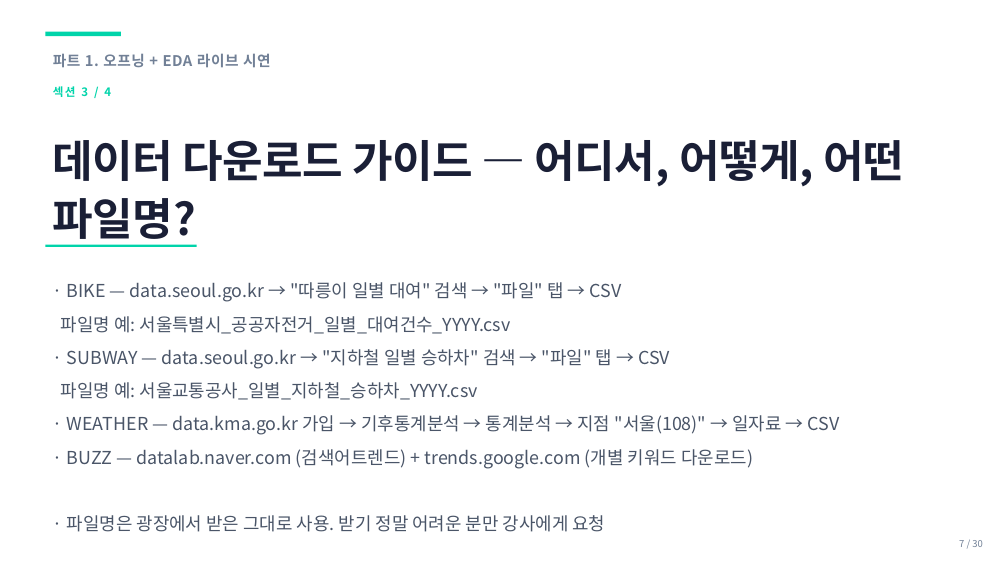
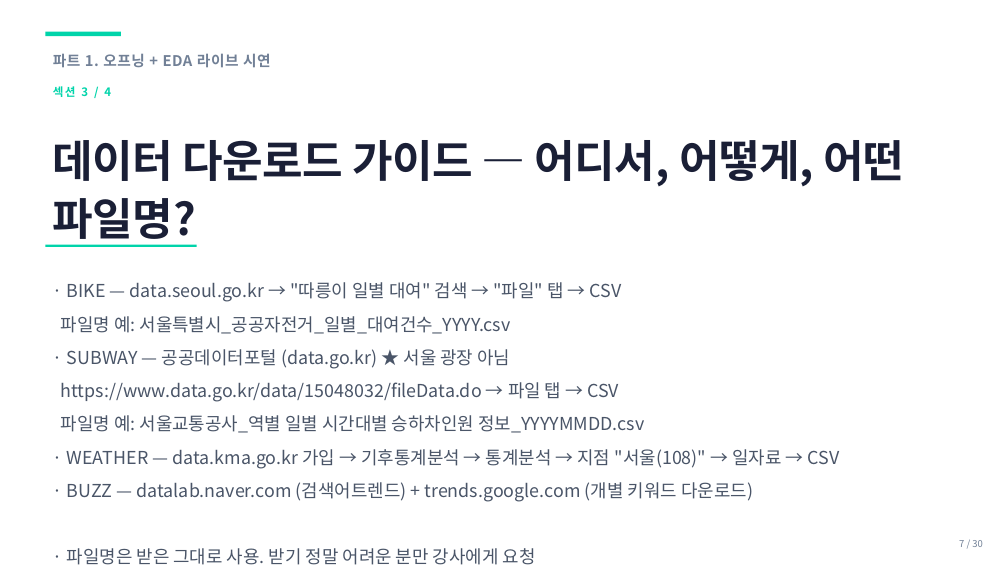
Before and after one commit to sujinpark-datapopcorn/inflearn_ccd_challenge, a slide deck: slide 7 of ppt/b2g_day2_eda.pptx. Drawn at 1008x567 pixels with LibreOffice and Linux fonts; fonts in the diff are those of the drawing. Boxes give left, top, right and bottom in pixels: in the first picture for what was removed or moved away, otherwise in the second. Text is boxed around its words. In the diff, an @@ line names an element or a change of style, - is before the commit and + after.

```diff
--- a/ppt/b2g_day2_eda.pptx
+++ b/ppt/b2g_day2_eda.pptx
@@ text at (61,349,644,433): text changed @@
-· SUBWAY — data.seoul.go.kr → "지하철 일별 승하차" 검색 → "파일" 탭 → CSV
-파일명 예: 서울교통공사_일별_지하철_승하차_YYYY.csv
+· SUBWAY — 공공데이터포털 (data.go.kr) ★ 서울 광장 아님
+https://www.data.go.kr/data/15048032/fileData.do → 파일 탭 → CSV
+파일명 예: 서울교통공사_역별 일별 시간대별 승하차인원 정보_YYYYMMDD.csv
@@ text at (67,548,536,565): text changed @@
-· 파일명은 광장에서 받은 그대로 사용. 받기 정말 어려운 분만 강사에게 요청
+· 파일명은 받은 그대로 사용. 받기 정말 어려운 분만 강사에게 요청
```
Also in this commit, not shown: 3 other files.
